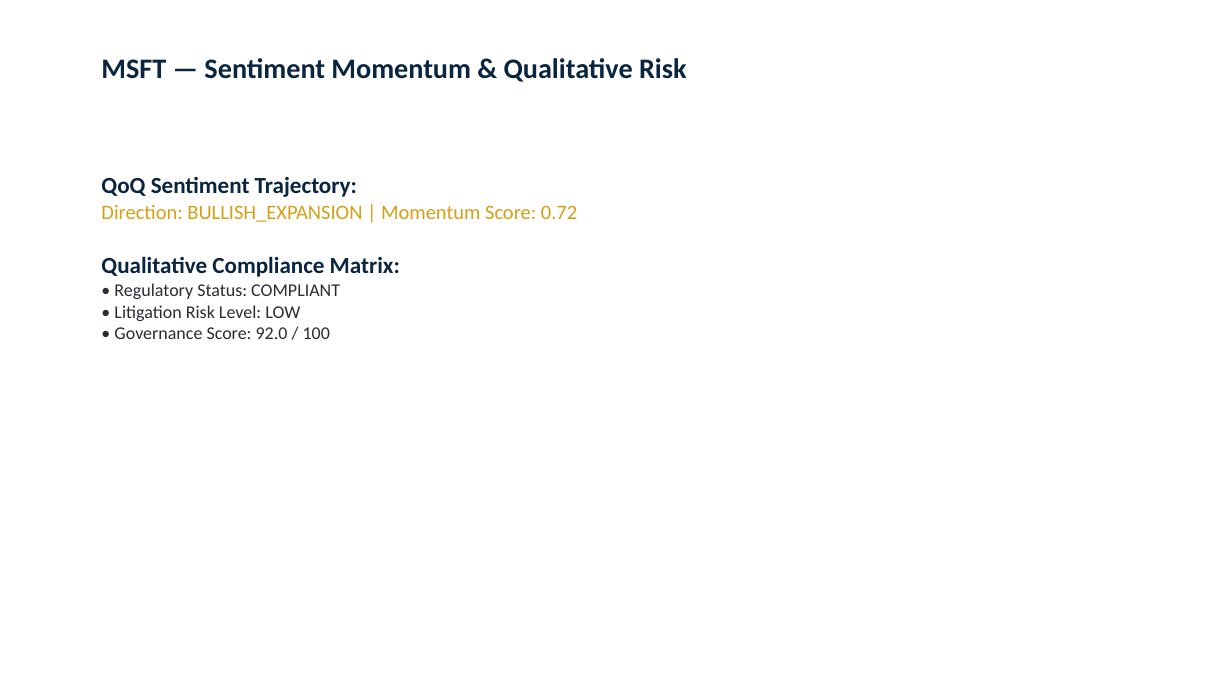
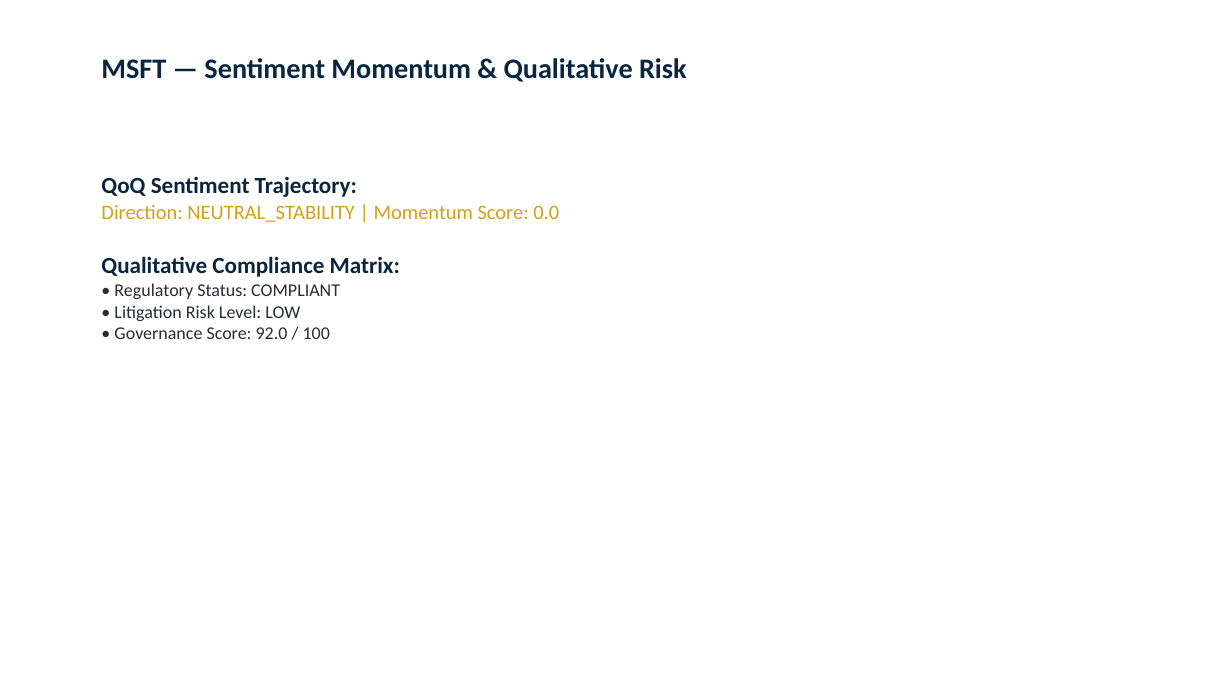
Before and after one commit to rhythem27/Aether, a slide deck: slide 4 of exports/pitchbooks/MSFT_Institutional_Pitchbook.pptx. Drawn at 1232x693 pixels with LibreOffice and Linux fonts; fonts in the diff are those of the drawing. Boxes give left, top, right and bottom in pixels: in the first picture for what was removed or moved away, otherwise in the second. Text is boxed around its words. In the diff, an @@ line names an element or a change of style, - is before the commit and + after.

```diff
--- a/exports/pitchbooks/MSFT_Institutional_Pitchbook.pptx
+++ b/exports/pitchbooks/MSFT_Institutional_Pitchbook.pptx
@@ text at (101,205,559,222): text changed @@
-Direction: BULLISH_EXPANSION | Momentum Score: 0.72
+Direction: NEUTRAL_STABILITY | Momentum Score: 0.0
```
Also in this commit, not shown: 4 other slides changed, 10 other files.
